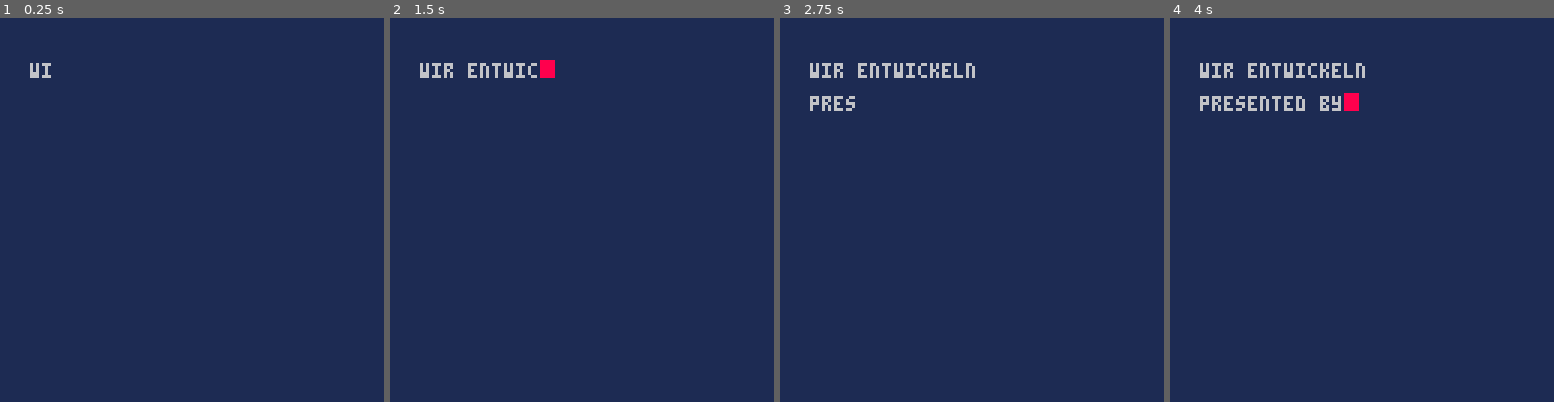
Above: before the commit, frames 1-4 (left to right).
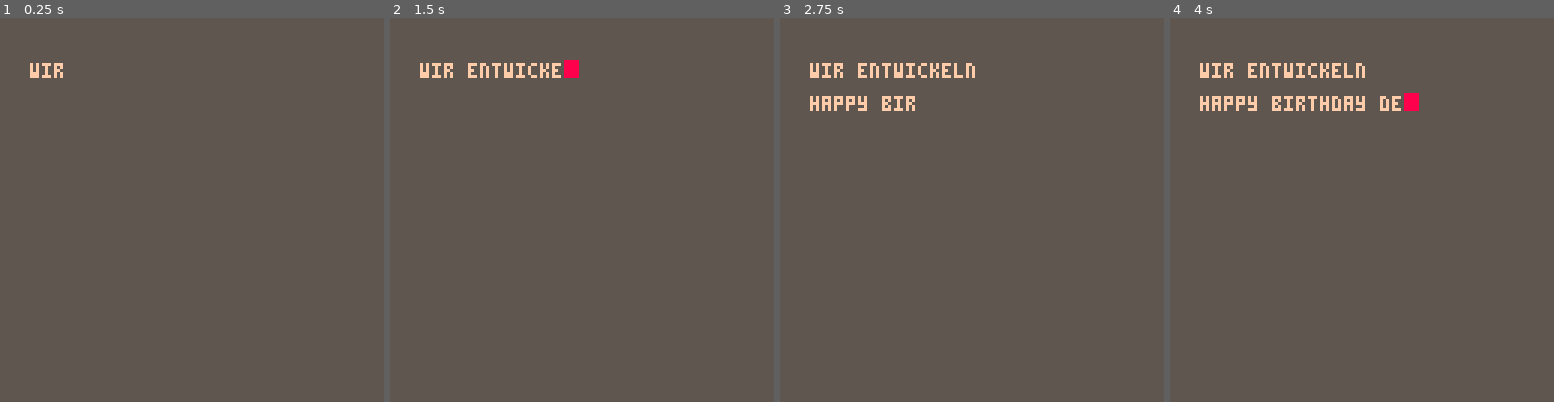
Above: after the commit, the same moments.

Repository: zothynine/picoheads
Game: PICO-8 cartridge intro.p8
Same seed, same stepped clock (60 frames per second), same inputs: the game is played once before the commit and once after it.
Inputs:
- Up to frame 1 (0.25 s): no input
- Up to frame 2 (1.5 s): no input
- Up to frame 3 (2.75 s): no input
- Up to frame 4 (4 s): no input

The runs differ from the first frame. In frame 1, 100% of the frame differs, in the area x 0-100%, y 0-100%; in frame 2, 100%; in frame 3, 100%; in frame 4, 100%.

Commit message:
Standard Birthday Intro

Diff:
--- a/intro.p8
+++ b/intro.p8
@@ -11,7 +11,7 @@
 		ln3="",
 		ln4="",
 		txt1="wir entwickeln",
-		txt2="presented by picoheads",
+		txt2="happy birthday der standard",
 		txt3="episode #8:",
 		txt4="jetzt aber ernsthaft",
 		x=10,
@@ -19,7 +19,7 @@
 		ln2_y=26,
 		ln3_y=98,
 		ln4_y=112,
-		speed=5,
+		speed=3,
 		⧗=5
 	}
 
@@ -44,10 +44,10 @@
 	⧗={
 		ending=120,
 		cur=30,
-		glitches=80
+		glitches=70
 	}
 
-	music(0)
+	music(3)
 end
 
 --function center_text(_t)
@@ -60,7 +60,7 @@
 
 	--cursor blinking
 	if ⧗.cur<cur.blink/2 then
-		cur.c=1
+		cur.c=5
 	else
 		cur.c=8
 	end
@@ -129,24 +129,24 @@
 
 function _draw()
 	cls()
-	rectfill(0,0,127,127,1)
+	rectfill(0,0,127,127,5)
 	rectfill(cur.x,cur.y,cur.x+4,cur.y+5,cur.c)
-	print(text.ln1,text.x,text.ln1_y,6) --title
-	print(text.ln2,text.x,text.ln2_y,6) --tagline
-	print(text.ln3,text.x,text.ln3_y,6) --tagline
-	print(text.ln4,text.x,text.ln4_y,6) --tagline
+	print(text.ln1,text.x,text.ln1_y,15) --title
+	print(text.ln2,text.x,text.ln2_y,15) --tagline
+	print(text.ln3,text.x,text.ln3_y,15) --tagline
+	print(text.ln4,text.x,text.ln4_y,15) --tagline
 	--mario
 	sspr(8,0,7,16,mx,avy)
-	print(ml,mx-(#ml*2)+3,avy+18,6)
+	print(ml,mx-(#ml*2)+3,avy+18,15)
 	--klemens
 	sspr(16,0,7,16,kx,avy)
-	print(kl,kx-(#kl*2)+3,avy+18,6)
+	print(kl,kx-(#kl*2)+3,avy+18,15)
 
 	if ⧗.ending==0 then
 
 		if (⧗.glitches>0) ⧗.glitches-=1
 
-		if ⧗.glitches==79 then
+		if ⧗.glitches==69 then
 			music(2)
 		elseif ⧗.glitches==40 then
 			poke(0x5f2c, 1) -- horizontal stretch, 64x128
@@ -165,142 +165,142 @@
 00077000111f1140111f111000000000000000000000000000000000000000000000000000000000000000000000000000000000000000000000000000000000
 007007000fffff400f444f0000000000000000000000000000000000000000000000000000000000000000000000000000000000000000000000000000000000
 000000000f777f000477740000000000000000000000000000000000000000000000000000000000000000000000000000000000000000000000000000000000
-0000000055fff5505444445000000000000000000000000000000000000000000000000000000000000000000000000000000000000000000000000000000000
-00000000505550505044405000000000000000000000000000000000000000000000000000000000000000000000000000000000000000000000000000000000
-0000000050555050f05a50f000000000000000000000000000000000000000000000000000000000000000000000000000000000000000000000000000000000
-0000000050555050f0a5a0f000000000000000000000000000000000000000000000000000000000000000000000000000000000000000000000000000000000
-00000000f0ccc0f0f05550f000000000000000000000000000000000000000000000000000000000000000000000000000000000000000000000000000000000
+0000000011fff1101444441000000000000000000000000000000000000000000000000000000000000000000000000000000000000000000000000000000000
+00000000101110101044401000000000000000000000000000000000000000000000000000000000000000000000000000000000000000000000000000000000
+0000000010111010f01a10f000000000000000000000000000000000000000000000000000000000000000000000000000000000000000000000000000000000
+0000000010111010f0a1a0f000000000000000000000000000000000000000000000000000000000000000000000000000000000000000000000000000000000
+00000000f0ccc0f0f01110f000000000000000000000000000000000000000000000000000000000000000000000000000000000000000000000000000000000
 0000000000c0c00000ccc00000000000000000000000000000000000000000000000000000000000000000000000000000000000000000000000000000000000
 0000000000c0c00000c0c00000000000000000000000000000000000000000000000000000000000000000000000000000000000000000000000000000000000
 0000000000c0c00000c0c00000000000000000000000000000000000000000000000000000000000000000000000000000000000000000000000000000000000
-00000000004040000050500000000000000000000000000000000000000000000000000000000000000000000000000000000000000000000000000000000000
-…(130 lines of a section not shown)…
+00000000004040000040400000000000000000000000000000000000000000000000000000000000000000000000000000000000000000000000000000000000
+…(130 lines of a section not shown)…
Not shown, changed: the music (__music__) section of intro.p8
Not shown, changed: the sound effects (__sfx__) section of intro.p8
